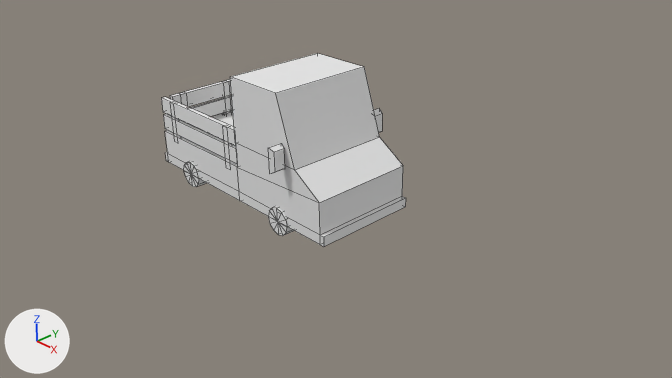
One commit to the Blender file Assets/objects/car.blend: the scene before it, then after it.
The view is the same before and after, from the file's camera 'Camera'. Arrows for +X, +Y and +Z are at lower left; the lights stay in place. Mesh edges are drawn as thin lines.

Before the edit, the objects in view are built like this:
```python
me_cube = bpy.data.meshes.new('Cube')
me_cube.from_pydata(...)  # 274 vertices, 248 faces; spans x -2.94..1.07, y -1.01..1.13, z -0.01..2.16
me_cube.materials.append(mat_material)  # its picture is missing
ob_cube = bpy.data.objects.new('Cube', me_cube)
ob_cube.location = (0.0, 0.0, 0.0)
```
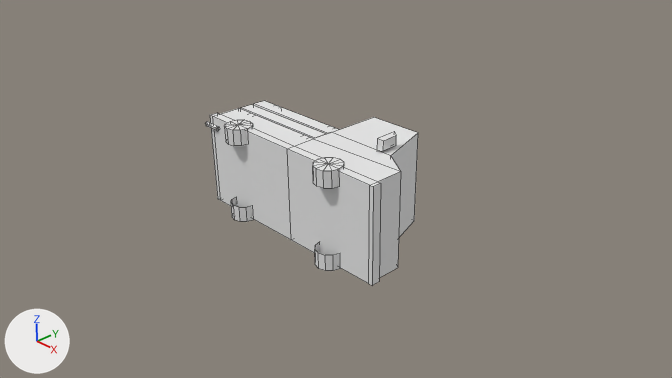
Edits to the scene script, one JSON object a line:
```json
{"block": "me_cube", "where": "me_cube.from_pydata(...)  # 274 vertices, 248 faces; spans x -2.94..1.07, y -1.01..1.13, z -0.01..2.16"}
{"block": "me_cube", "where": "# used by ob_cube; location = (0.0, 0.0, 0.0)"}
{"block": "me_cube", "change": "me_cube part 1: the loose piece of 34 vertices spanning x -2.94..1.07, y -0.77..0.89, z 0.19..2.16 is turned -90 degrees about the x axis through the mesh origin"}
{"block": "me_cube", "change": "me_cube part 2: the loose piece of 8 vertices spanning x -2.85..-2.78, y -0.6..0.73, z 0.8..1.05 is turned -90 degrees about the x axis through the mesh origin"}
{"block": "me_cube", "change": "me_cube part 3: the loose piece of 8 vertices spanning x -2.85..-2.78, y -0.6..0.73, z 1.1..1.34 is turned -90 degrees about the x axis through the mesh origin"}
{"block": "me_cube", "change": "me_cube part 4: the loose piece of 8 vertices spanning x -2.86..-0.83, y -0.76..-0.69, z 0.8..1.05 is turned -90 degrees about the x axis through the mesh origin"}
{"block": "me_cube", "change": "me_cube part 5: the loose piece of 8 vertices spanning x -2.86..-0.83, y -0.76..-0.69, z 1.1..1.34 is turned -90 degrees about the x axis through the mesh origin"}
{"block": "me_cube", "change": "me_cube part 6: the loose piece of 25 vertices spanning x -0.1..0.33, y 0.66..0.92, z -0.01..0.43 is turned -90 degrees about the x axis through its middle and scaled by 1.1, then moved by (0.0, -0.58, -1.0)"}
{"block": "me_cube", "change": "me_cube part 7: the loose piece of 8 vertices spanning x 0.27..0.36, y -1.01..-0.79, z 1.1..1.48 is turned -90 degrees about the x axis through the mesh origin"}
{"block": "me_cube", "change": "me_cube part 8: the loose piece of 8 vertices spanning x 0.27..0.36, y 0.91..1.13, z 1.1..1.48 is turned -90 degrees about the x axis through the mesh origin"}
{"block": "me_cube", "change": "me_cube part 9: the loose piece of 25 vertices spanning x -2.34..-1.9, y 0.66..0.92, z -0.01..0.43 is turned -90 degrees about the x axis through its middle and scaled by 1.1, then moved by (0.0, -0.58, -1.0)"}
{"block": "me_cube", "change": "me_cube part 10: the loose piece of 25 vertices spanning x -2.34..-1.9, y -0.8..-0.54, z -0.01..0.43 is turned -90 degrees about the x axis through its middle and scaled by 1.1, then moved by (0.0, 0.88, 0.45)"}
{"block": "me_cube", "change": "me_cube part 11: the loose piece of 25 vertices spanning x -0.1..0.33, y -0.8..-0.54, z -0.01..0.43 is turned -90 degrees about the x axis through its middle and scaled by 1.1, then moved by (0.0, 0.88, 0.45)"}
{"block": "me_cube", "change": "me_cube part 12: a new loose piece, a 6-sided cylinder along x spanning x -3.016..-2.705, y 0.134..0.215, z 0.537..0.631, in mat_material (its picture is missing)"}
```

Where the change shows, as pixel boxes [x1, y1, x2, y2] in the pictures (672 x 378 px; the box of a moved part takes in the faces that stretch with it):
```json
{"object": "Cube", "change": "reshaped", "before": [161, 53, 406, 247], "after": [205, 101, 418, 285], "on screen": "13% narrower"}
{"part": 1, "of": "me_cube", "change": "moved or reshaped", "before": [165, 53, 406, 247], "after": [210, 108, 418, 285]}
{"part": 2, "of": "me_cube", "change": "moved or reshaped", "before": [189, 95, 233, 117], "on screen": "not visible afterwards"}
{"part": 3, "of": "me_cube", "change": "moved or reshaped", "before": [170, 79, 232, 107], "on screen": "not visible afterwards"}
{"part": 4, "of": "me_cube", "change": "moved or reshaped", "before": [163, 114, 237, 164], "after": [241, 105, 326, 139]}
{"part": 5, "of": "me_cube", "change": "moved or reshaped", "before": [161, 97, 236, 146], "after": [254, 101, 339, 134]}
{"part": 6, "of": "me_cube", "change": "moved or reshaped", "after": [315, 243, 341, 271], "on screen": "not visible before"}
{"part": 7, "of": "me_cube", "change": "moved or reshaped", "before": [268, 143, 285, 174], "after": [377, 132, 396, 151]}
{"part": 8, "of": "me_cube", "change": "moved or reshaped", "before": [374, 109, 382, 132], "on screen": "not visible afterwards"}
{"part": 9, "of": "me_cube", "change": "moved or reshaped", "after": [231, 198, 254, 221], "on screen": "not visible before"}
{"part": 10, "of": "me_cube", "change": "moved or reshaped", "before": [184, 162, 206, 187], "after": [224, 120, 253, 146]}
{"part": 11, "of": "me_cube", "change": "moved or reshaped", "before": [268, 207, 294, 236], "after": [313, 158, 344, 188]}
{"part": 12, "of": "me_cube", "change": "added", "after": [205, 121, 218, 131]}
```
